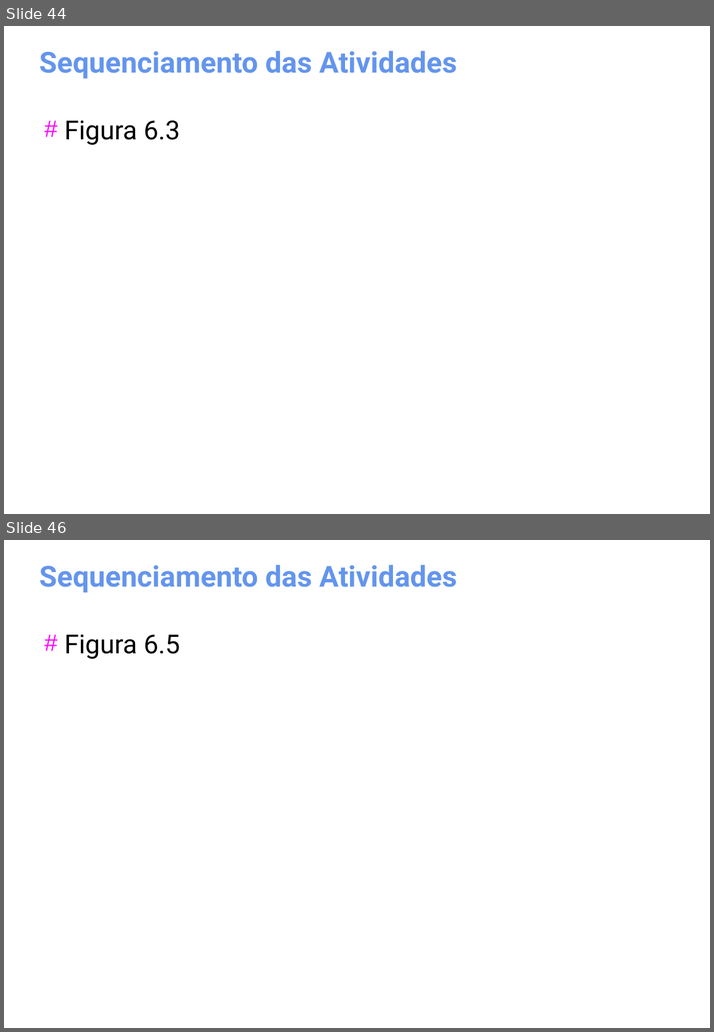
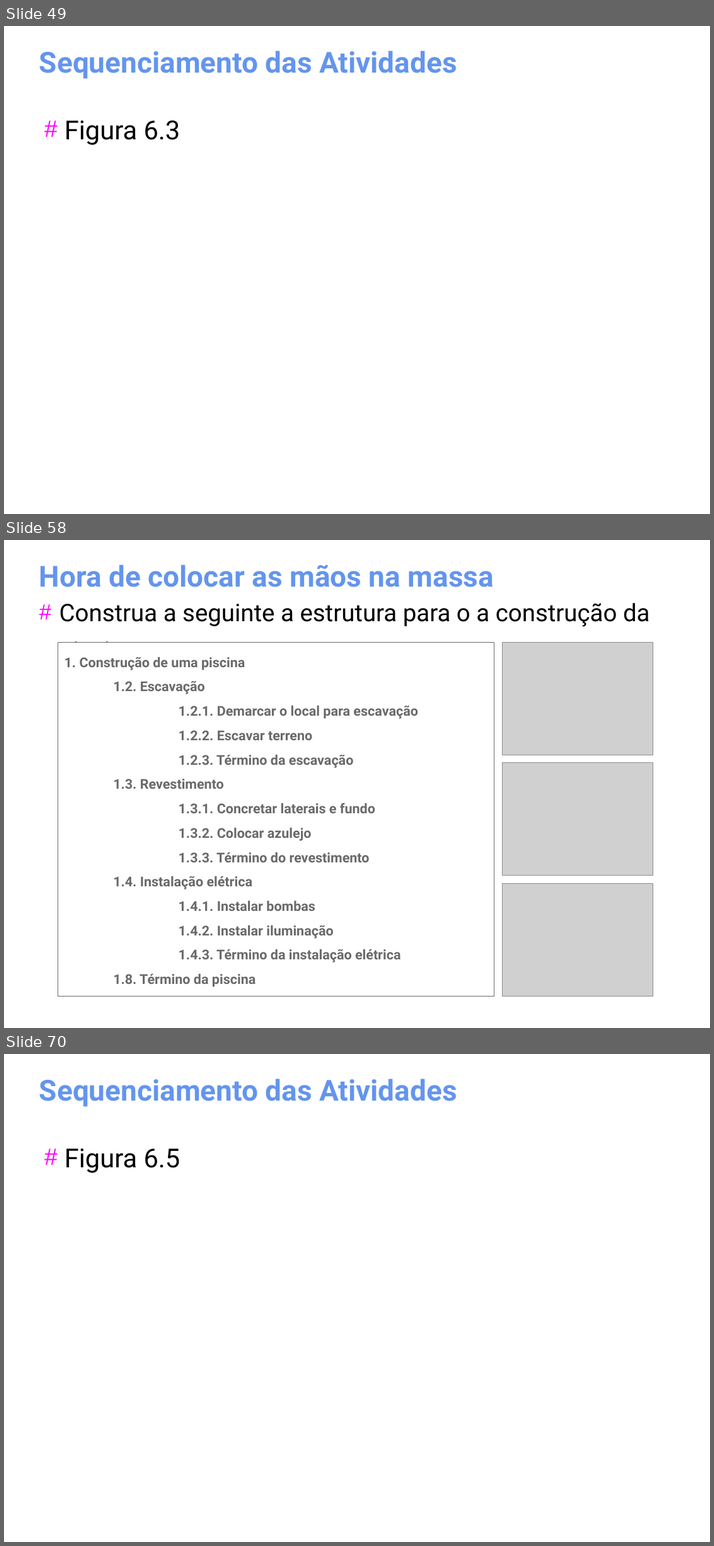
Before and after one commit to gomesluiz/gestao-de-projetos, a slide deck: aulas/project-aula-01.odp. Shown one above the other, each under a label of ours: slides 44 and 46 before the commit, slides 49, 58 and 70 after it; the slides between them are not shown. The pictures are 714x1032 and 714x1546 pixels, drawn with LibreOffice and Linux fonts; fonts in the diff are those of the drawing; grey boxes stand for pictures. Boxes give left, top, right and bottom in pixels: in the first picture for what was removed or moved away, otherwise in the second. Text is boxed around its words. In the diff, an @@ line names an element or a change of style, - is before the commit and + after.

```diff
--- a/aulas/project-aula-01.odp
+++ b/aulas/project-aula-01.odp
@@ slide 58 added at [4,540,710,1028], background #FFFFFF @@
@@ title added at [39,565,494,587], 32 pt, text #6495ED, bold @@
+Hora de colocar as mãos na massa
@@ text added at [59,603,650,665], 26.8 pt, text #000000 @@
+# Construa a seguinte a estrutura para o a construção da piscina
@@ rectangle added at [58,642,494,995], fill #FFFFFF, outline #696969 0 pt, 15 pt, text #696969, bold @@
+1. Construção de uma piscina
+1.2. Escavação
+1.2.1. Demarcar o local para escavação
+1.2.2. Escavar terreno
+1.2.3. Término da escavação
+1.3. Revestimento
+1.3.1. Concretar laterais e fundo
+1.3.2. Colocar azulejo
+1.3.3. Término do revestimento
+1.4. Instalação elétrica
+1.4.1. Instalar bombas
+1.4.2. Instalar iluminação
+1.4.3. Término da instalação elétrica
+1.8. Término da piscina
@@ picture added at [502,642,652,755] @@
@@ picture added at [502,763,652,876] @@
@@ picture added at [502,884,652,996] @@
@@ what was slide 44 is now slide 49 @@
@@ what was slide 46 is now slide 70 @@
```
Also in this commit, not shown: 8 slides changed, 25 other slides added, 2 slides removed.
